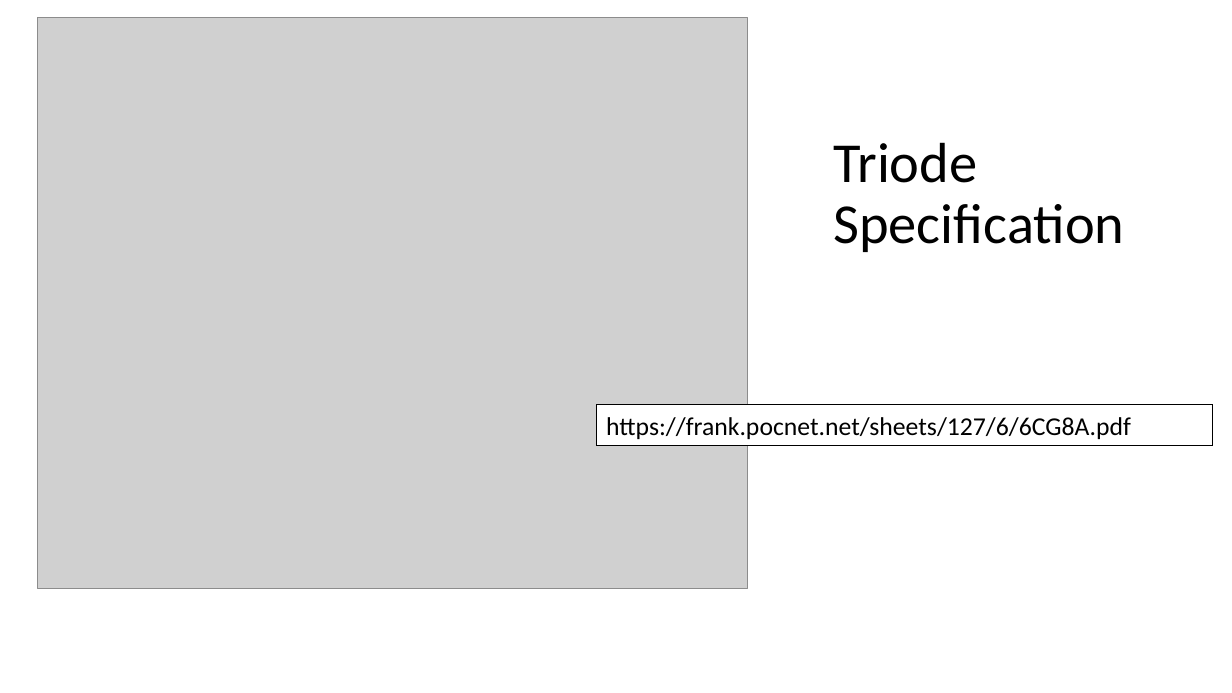
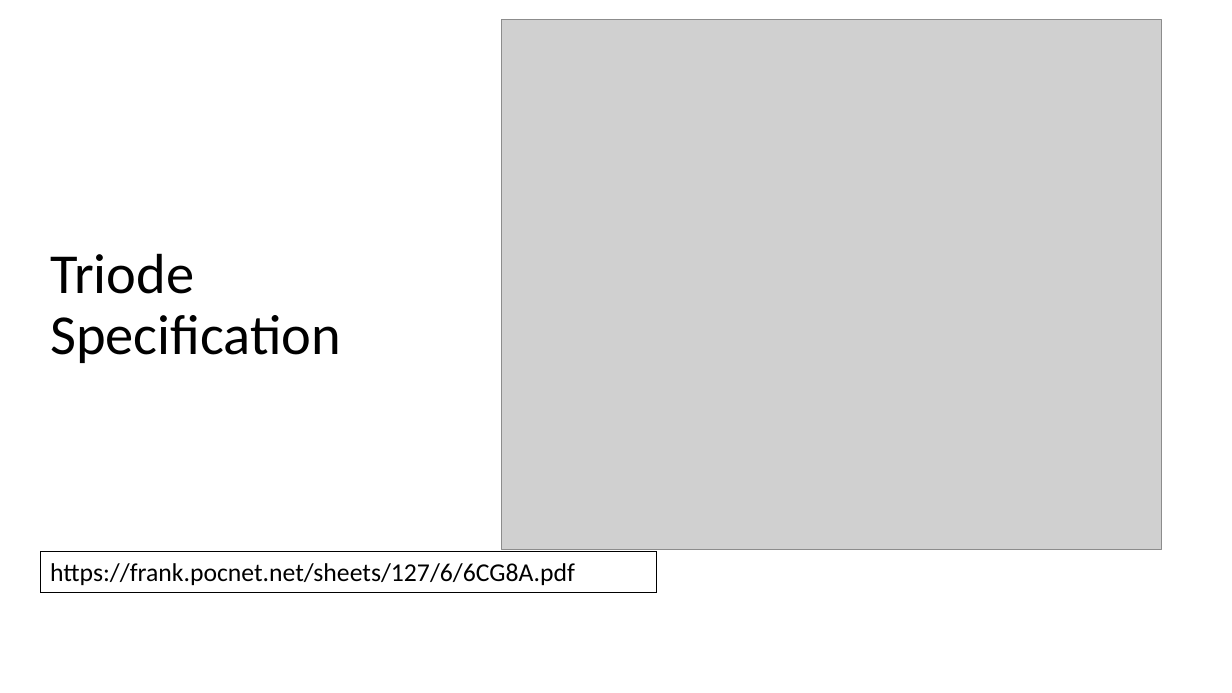
Before and after one commit to csev/ca4e, a slide deck: slide 4 of lectures/02-SolidState.pptx. Drawn at 1232x693 pixels with LibreOffice and Linux fonts; fonts in the diff are those of the drawing; grey boxes stand for pictures. Boxes give left, top, right and bottom in pixels: in the first picture for what was removed or moved away, otherwise in the second. Text is boxed around its words. In the diff, an @@ line names an element or a change of style, - is before the commit and + after.

```diff
--- a/lectures/02-SolidState.pptx
+++ b/lectures/02-SolidState.pptx
@@ picture: place and size @@
-picture at bbox=[38, 18, 749, 588]
+picture at bbox=[502, 20, 1162, 551]
@@ title "Triode Specification": place and size @@
-title "Triode Specification" at bbox=[833, 142, 1124, 252]
+title "Triode Specification" at bbox=[50, 253, 341, 363]
@@ rectangle "https://frank.pocnet.net/sheets/127/6/6CG8A.pdf": place and size @@
-rectangle "https://frank.pocnet.net/sheets/127/6/6CG8A.pdf" at bbox=[597, 405, 1214, 445]
+rectangle "https://frank.pocnet.net/sheets/127/6/6CG8A.pdf" at bbox=[41, 552, 657, 592]
```
Also in this commit, not shown: 12 other slides changed, 1 slide removed, 2 other files.
